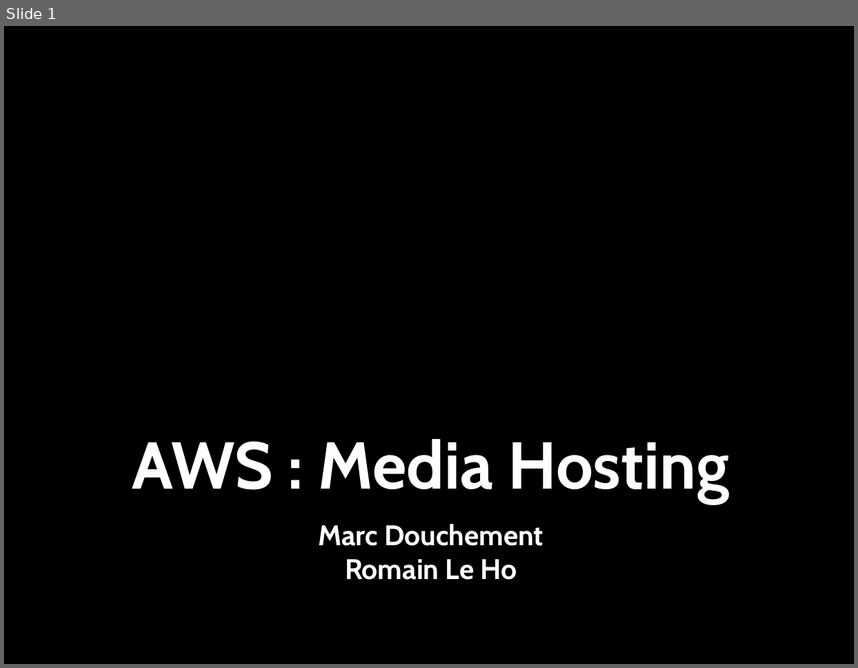
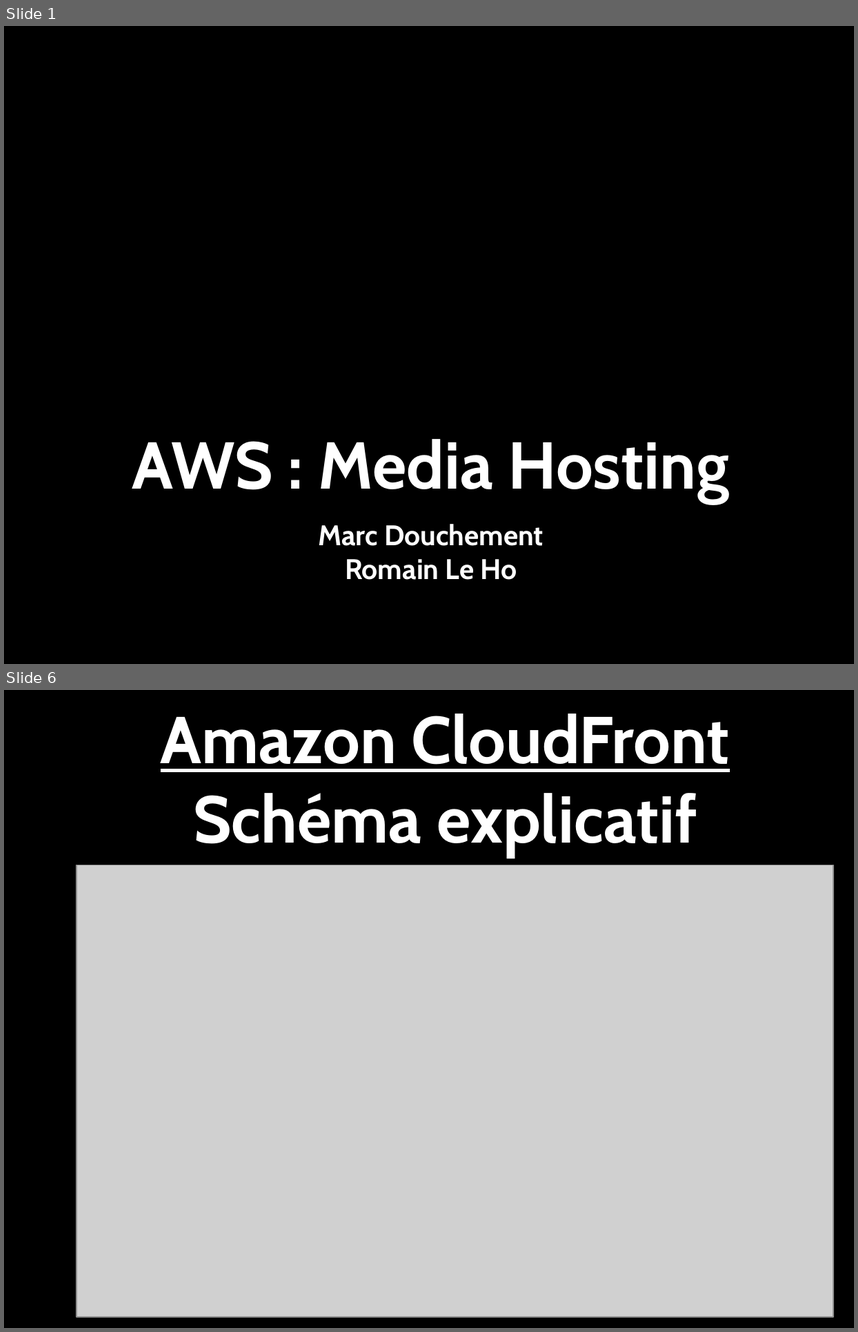
Before and after one commit to romfret/TLC, a slide deck: AWS - Media Hosting.pptx. Shown one above the other, each under a label of ours: slide 1 before the commit, slides 1 and 6 after it; the slides between them are not shown. The pictures are 858x668 and 858x1332 pixels, drawn with LibreOffice and Linux fonts; fonts in the diff are those of the drawing; grey boxes stand for pictures; background and template pictures are left out. Boxes give left, top, right and bottom in pixels: in the first picture for what was removed or moved away, otherwise in the second. Text is boxed around its words. In the diff, an @@ line names an element or a change of style, - is before the commit and + after.

```diff
--- a/AWS - Media Hosting.pptx
+++ b/AWS - Media Hosting.pptx
@@ slide 6 added at (4, 690, 854, 1328), background picture (left out) @@
@@ title added at (161, 713, 730, 857), 56 pt, text #FFFFFF, bold, underline @@
+Amazon CloudFront
+Schéma explicatif
@@ picture added at (76, 865, 833, 1317) @@
```
Also in this commit, not shown: 9 slides changed, 2 other slides added.
